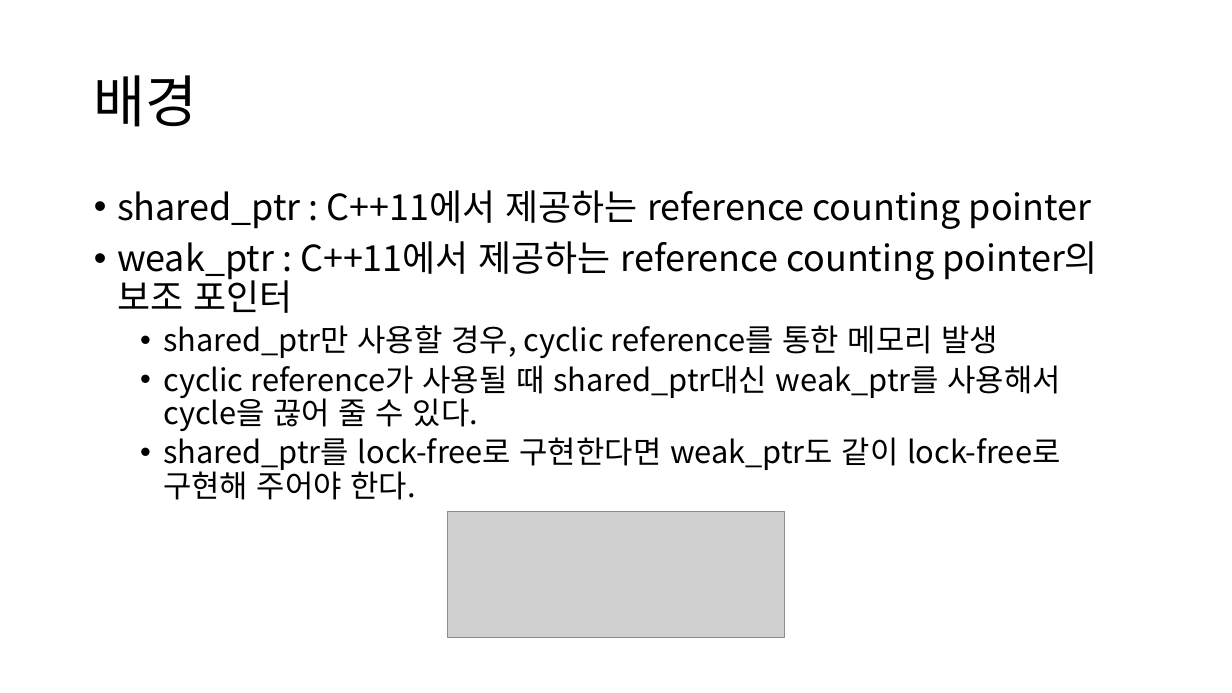
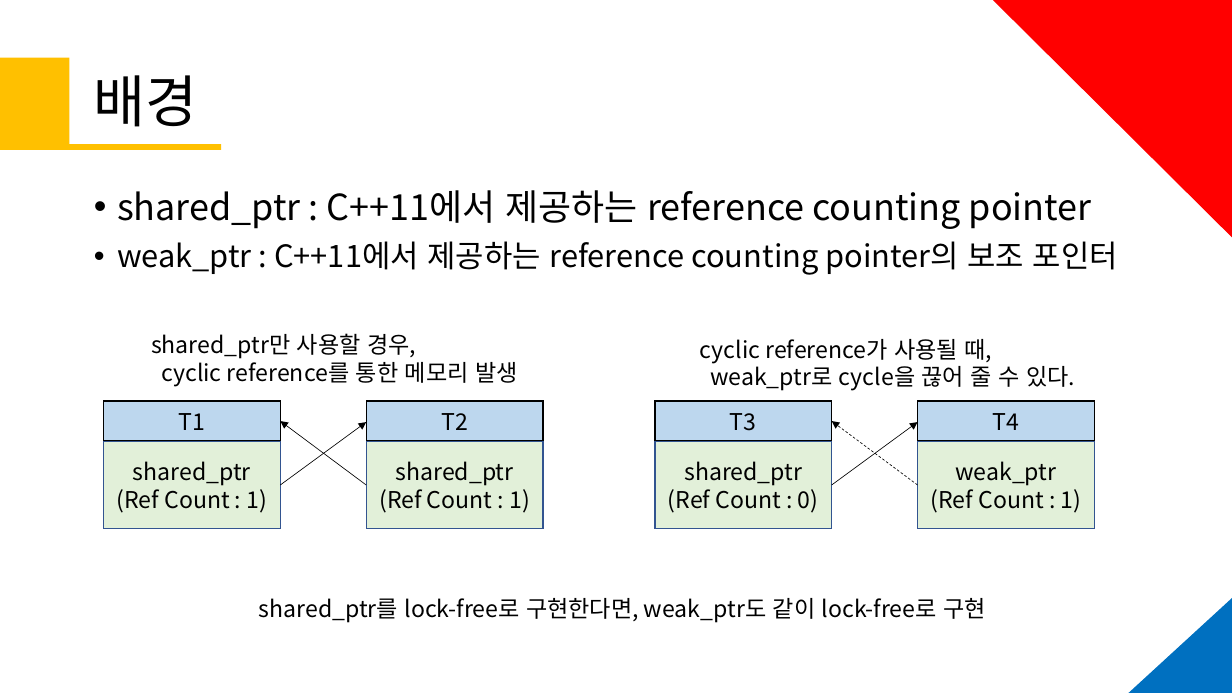
Before and after one commit to KU-t/1920-thesis, a slide deck: slide 11 of 졸업작품 제안서/제안서191203ver.1.pptx (slide 10 before the commit). Drawn at 1232x693 pixels with LibreOffice and Linux fonts; fonts in the diff are those of the drawing; grey boxes stand for pictures. Boxes give left, top, right and bottom in pixels: in the first picture for what was removed or moved away, otherwise in the second. Text is boxed around its words. In the diff, an @@ line names an element or a change of style, - is before the commit and + after.

```diff
--- a/졸업작품 제안서/제안서191203ver.1.pptx
+++ b/졸업작품 제안서/제안서191203ver.1.pptx
@@ triangle added at (994,1,1232,237), fill #FF0000, outline #FF0000 1 pt @@
@@ rectangle added at (0,57,69,150), fill #FFC000 @@
@@ rectangle added at (0,144,221,150), fill #FFC000 @@
@@ text at (117,241,1118,275): size 28 to 24 pt in "weak_ptr : C++11에서 제공하는 reference counting pointer의 ..." @@
@@ text at (163,325,1061,500): paragraphs removed @@
-  • shared_ptr만 사용할 경우, cyclic reference를 통한 메모리 발생
-  • cyclic reference가 사용될 때 shared_ptr대신 weak_ptr를 사용해서 cycle을 끊어 줄 수 있다.
-  • shared_ptr를 lock-free로 구현한다면 weak_ptr도 같이 lock-free로 구현해 주어야 한다.
@@ text added at (151,333,518,387), 18 pt, text #000000 @@
+  shared_ptr만 사용할 경우,
+  cyclic reference를 통한 메모리 발생
@@ text added at (700,339,1075,391), 18 pt, text #000000 @@
+  cyclic reference가 사용될 때,
+  weak_ptr로 cycle을 끊어 줄 수 있다.
@@ group added at (104,401,543,529): 4 rectangles, 2 arrows @@
+T1
+T2
+shared_ptr
+(Ref Count : 1)
+shared_ptr
+(Ref Count : 1)
@@ group added at (655,401,1094,529): 4 rectangles, 2 arrows @@
+T3
+T4
+shared_ptr
+(Ref Count : 0)
+weak_ptr
+(Ref Count : 1)
@@ picture removed at (447,512,786,638) @@
@@ text added at (259,598,986,622), 18 pt, text #000000 @@
+  shared_ptr를 lock-free로 구현한다면, weak_ptr도 같이 lock-free로 구현
@@ triangle added at (1129,599,1232,693), fill #0070C0, outline #0070C0 1 pt @@
```
Also in this commit, not shown: 11 other slides changed, 3 slides added, 3 slides removed, 21 other files.
